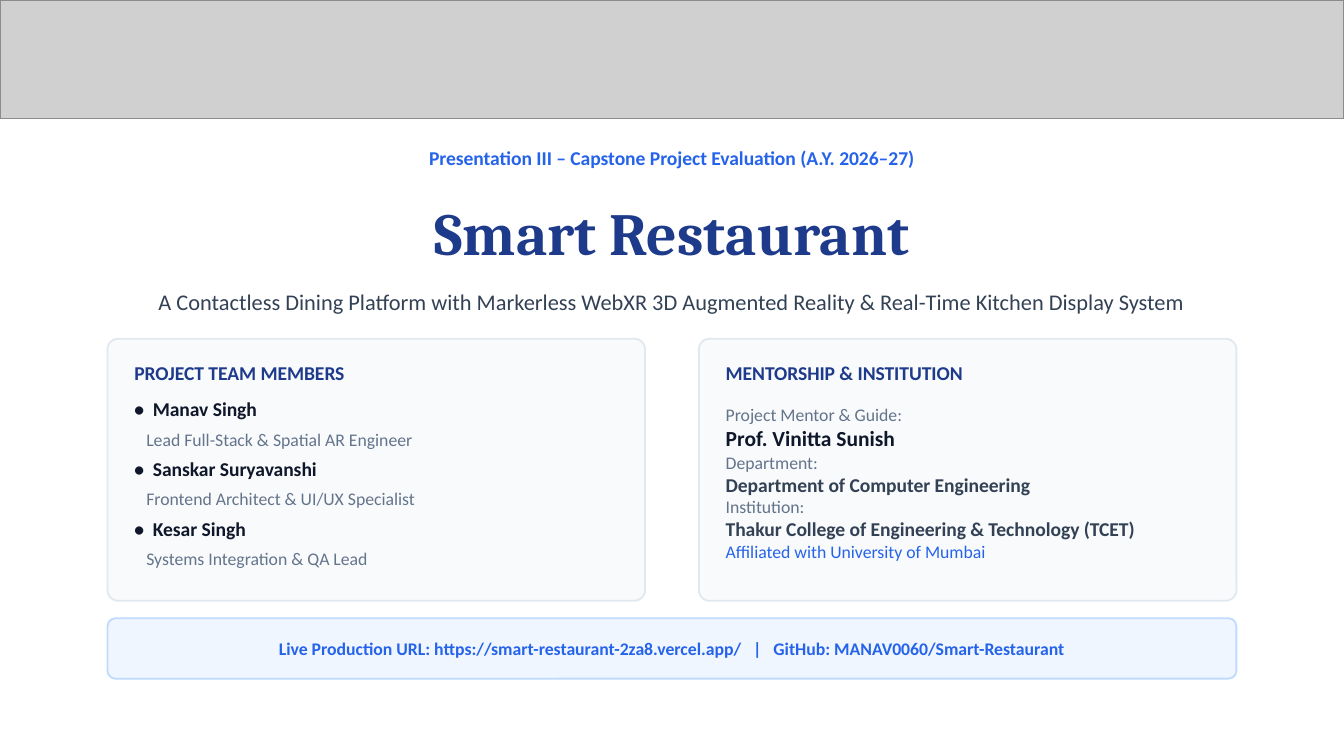
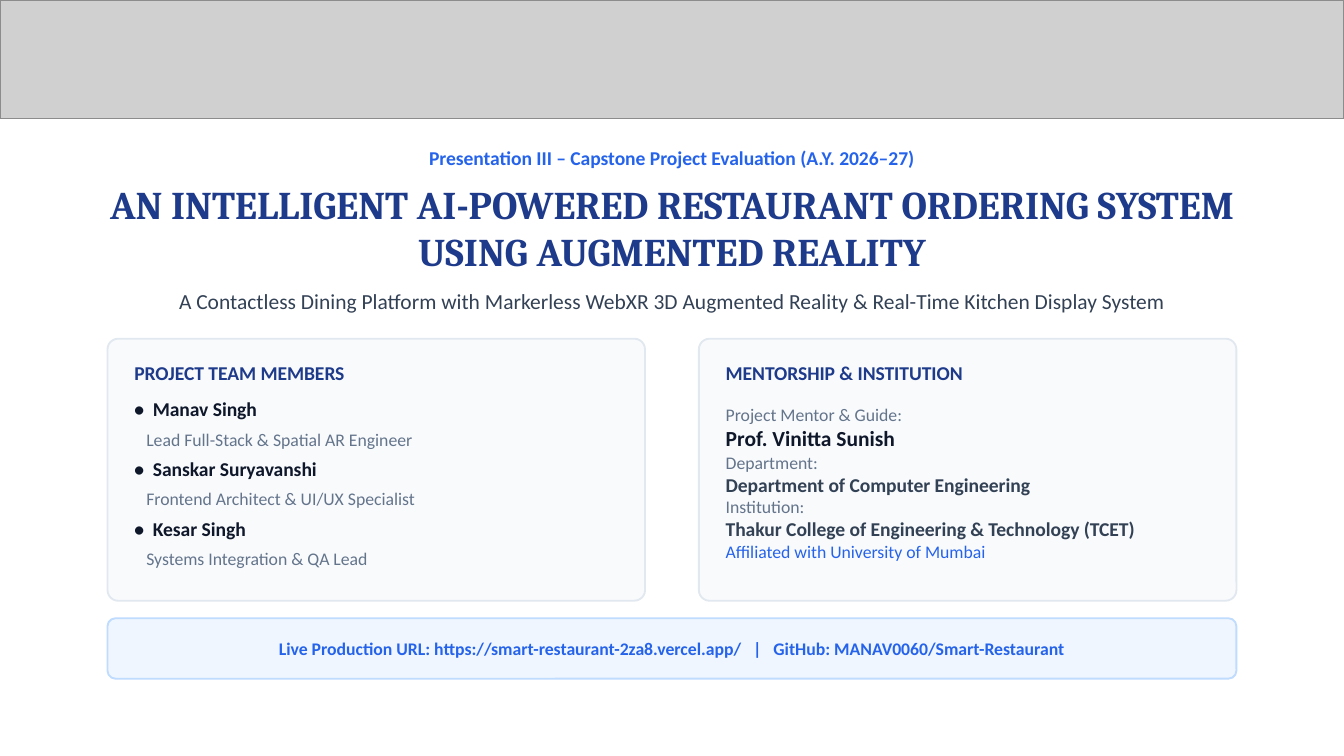
Before and after one commit to MANAV0060/Smart-Restaurant, a slide deck: slide 1 of Smart_Restaurant_Presentation_III.pptx. Drawn at 1344x756 pixels with LibreOffice and Linux fonts; fonts in the diff are those of the drawing; grey boxes stand for pictures. Boxes give left, top, right and bottom in pixels: in the first picture for what was removed or moved away, otherwise in the second. Text is boxed around its words. In the diff, an @@ line names an element or a change of style, - is before the commit and + after.

```diff
--- a/Smart_Restaurant_Presentation_III.pptx
+++ b/Smart_Restaurant_Presentation_III.pptx
@@ text at [110, 192, 1234, 267]: text changed; size 32 to 21 pt @@
-Smart Restaurant
+AN INTELLIGENT AI-POWERED RESTAURANT ORDERING SYSTEM USING AUGMENTED REALITY
@@ text "A Contactless Dining Platform with ...": place and size @@
-text "A Contactless Dining Platform with ..." at [158, 294, 1184, 314]
+text "A Contactless Dining Platform with ..." at [179, 294, 1164, 313]
@@ text "A Contactless Dining Platform with ..." at [179, 294, 1164, 313]: size 12 to 11.5 pt @@
```
Also in this commit, not shown: 3 other slides changed, 3 other files.
